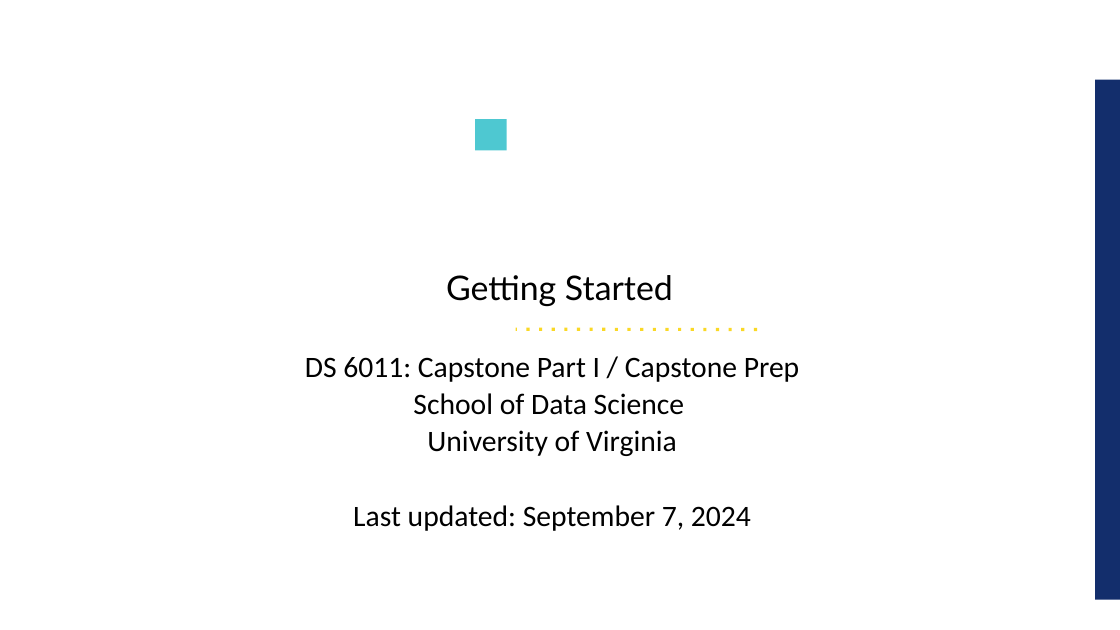
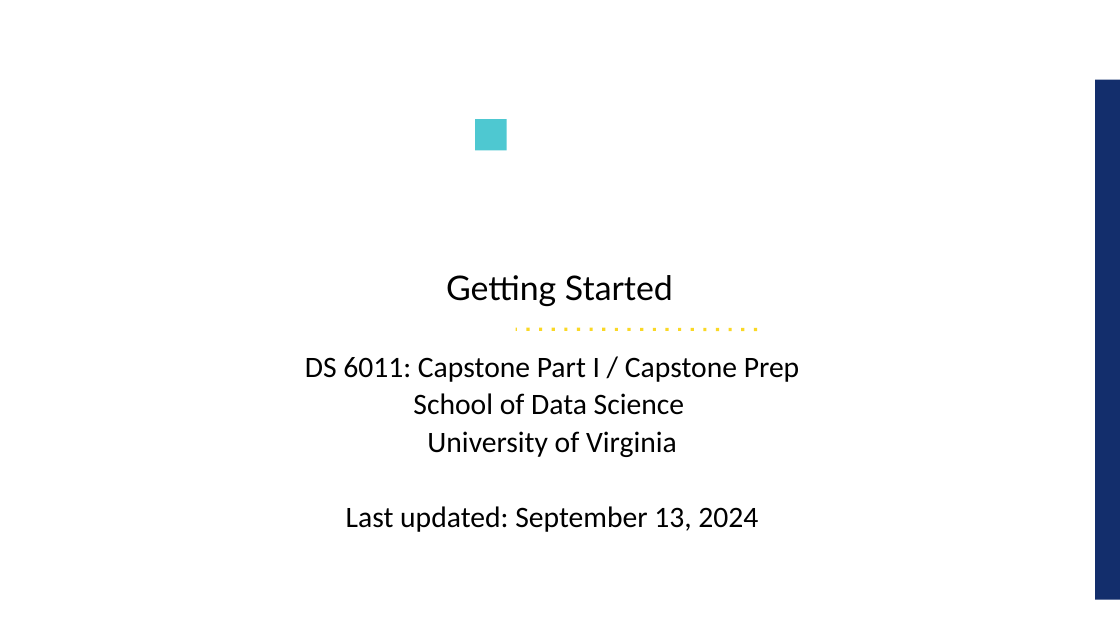
Before and after one commit to UVADS/ds6011, a slide deck: slide 1 of 02_getting_started.ppt. Drawn at 1120x630 pixels with LibreOffice and Linux fonts; fonts in the diff are those of the drawing; background and template pictures are left out. Boxes give left, top, right and bottom in pixels: in the first picture for what was removed or moved away, otherwise in the second. Text is boxed around its words. In the diff, an @@ line names an element or a change of style, - is before the commit and + after.

```diff
--- a/02_getting_started.ppt
+++ b/02_getting_started.ppt
@@ text at (346, 506, 758, 532): text changed @@
-Last updated: September 7, 2024
+Last updated: September 13, 2024
```
Also in this commit, not shown: 1 other slide changed, 1 other file.
